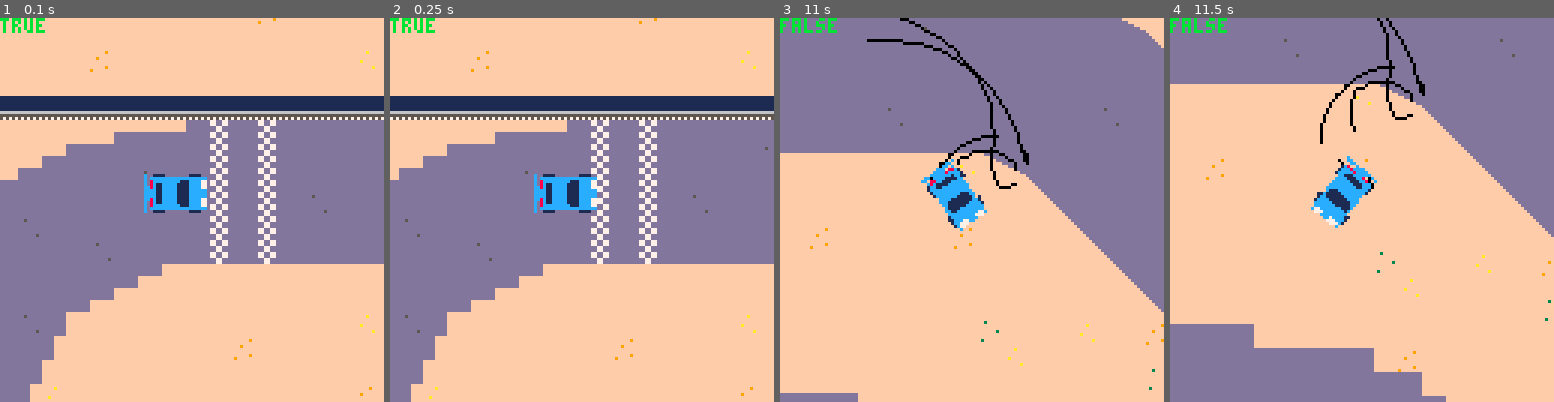
Above: before the commit, frames 1-4 (left to right).
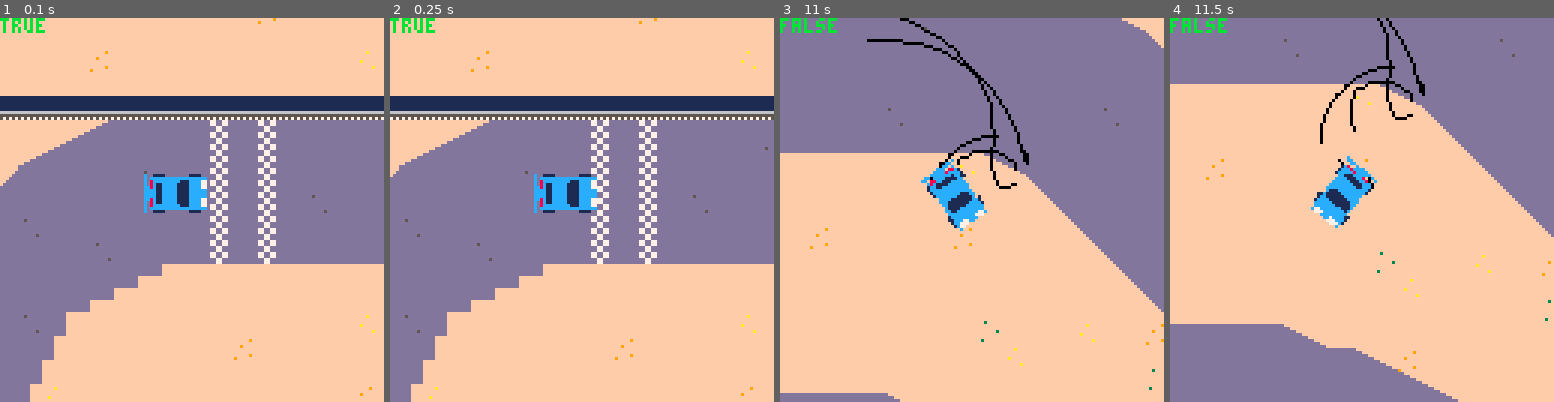
Above: after the commit, the same moments.

Repository: graearea/pico8
Game: PICO-8 cartridge skidmarks.p8
Two runs of this game, one before a commit and one after it. Both use one fixed random seed, a clock stepped at 60 frames per second and the inputs below.
Inputs:
- Up to frame 1 (0.1 s): no input
- Up to frame 2 (0.25 s): no input
- Up to frame 3 (11 s): tap X (X key) at 0.33, 1.07, 1.85, 2.97, 4.08, 5.2, 6.32, 7.43, 8.55, 9.67, 10.78 s; hold Right 1.6-2.1 s; hold Right 2.47-3.03 s; hold Left 3.08-3.58 s; hold Right 4.02-4.68 s; hold Left 5.08-5.68 s; hold Right 6.08-6.58 s; hold Right 6.63-7.13 s; hold Right 7.5-8.07 s; hold Left 8.12-8.62 s; hold Right 9.05-9.72 s; hold Left 10.12-10.72 s
- Up to frame 4 (11.5 s): hold Right from 11.12 s (still down)

The runs differ from the first frame. In frame 1, 1.3% of the frame differs, in the area x 0-49%, y 26-44%; in frame 2, 1.3%; in frame 3, 0.2%; in frame 4, 1.3%.

Commit message:
finished the track

Diff:
--- a/skidmarks.p8
+++ b/skidmarks.p8
@@ -368,43 +368,43 @@
 0000000000000000000000000000060000000000000000000007000400000000000000000000000006000000000000000000000700040000000000000000000000000000000000000600000000000000000000070004000000000000000000000000000000000000000000000000000000000000000000000000000000000000
 0000000000000000000000000000000000000000000000000000000000000000000000000000000000000000000000000000000000000000000000000000000000000000000000000000000000000000000000000000000000000000000000000000000000000000000000000000000000000000000000000000000000000000
 000000000000000400003b3b3b3b3b3b3b3b3b3b3b3b3b3b3b3b3b3b3b3b3b3b3b3b3b3b3b3b3b3b3b3b3b3b3b3b3b3b3b3b3b3b3b3b3b3b3b3b3b3b3b3b3b3b3b3b3b3b3b3b3b3b3b3b3b0000000000000000000000000000000000000000000000000000000000000000000000000000000400000000000000050000000000
-00000000000000000000000003020214141428292829282828282828282828282828282828282828282828282828282828282828282828282828282828283a3a3a3a3a393a3a3a3a3a3a3a2627000000000000000000000000000000000500070000000000000000000005000000000000000000000000070000000000000000
-000000000000000000000000143a2828282828292829282828283928282828282828282828282839282828282828282839282828282828282828282828283a3a3a3a3a3a3a3a3a3a3a3a3a3a3a0d0000000000000000060000000000000000000000000000000000000000000000000000000000000000000000000000040000
-00000000000000040000143a28282828392828292829282828282828282828282828282828282828282828282828282828282828282828282828282828283a3a3a3a3a3a3a3a3a3a3a3a3a3a3a3a0d00000000000000000000000000060000000000000000000000000000000000000000000000000000000000000000000000
-0005000700000000003a3a3a28282828282828292829283928282828282828283928282828282828282828282828282828282828282828282828282828283a3a3a3a3a3a3a3a3a3a3a3a3a3a3a3a3a0d000000000000000000000000000000000000000000060700000000000000000000060000000000060000000000000000
-00000000000000003a3a3a39282828282828282928292828282828282828282828282828282828282828392828282828282828282828283928282828393a3a3a3a3a393a3a3a3a3a3a3a3a393a3a3a3a0d0000000000000000000000000000000000000000000000000000000000000000000000000000000000000000000000
-00000000000000163a3a3a3a3a2839282828282928292828282828283928282828282828282828282828282828282828282828282828282828282828283a3a3a3a3a3a3a3a3a3a3a3a3a3a3a3a3a3a3a3a0d00000000000000000000000000000000000000000000000000060000000000000000000000000000000000000000
-000000000000003a3a3a3a3a3a3a3a3a1501010000000000000000000000000000000000000000070000000000000000000500070000000000000000000000000000000000070a0b3a3a3a3a3a3a3a393a3a0d000000000000000000000006000000000000000000000000040000000000000000000000000000000000000000
-000000000000163a393a3a3a3a3a150101010000000000000000000005000000000000000000000000000000000000000000000000000000000000000000000000000000000000000e3a3a3a3a3a3a3a3a3a3a0d0000000400000000000000000000000000000000000000000000000000000000000000000400000007000006
-0600000000003a3a3a3a3a393a3801000000000000000000000700000000000000000000000000000000000000000000060000000000000000000000000000000000000000000000000e3a3a3a3a393a3a3a3a3a0d00000000000000000000000000000000050000000000000000000000070000050000000000000000000000
-0000000000003a3a3a3a3a3a17000000000000000600000000000000000000040000060000000000000000040000000000000000000000060700000000000006000000000006000000000e3a3a3a3a3a3a3a3a3a3a0d000000000000000000000000000000000000000000000000000000000000000000000000000000000000
-0000000000163a3a3a3a3a3a3800000000000000000000000000000000000000000000000000050000000000000000000000000000000000000000000000000000000000000000000000000e3a3a3a3a3a3a3a3a3a3a0d0000000500000000000000000000000000000000000000000000000000000000000000000000000000
-0000000000393a3a393a3a17070000000000000000000000000600000000000000000000000000000000000000000000000000000000000000000000000000000000000000000000000000000e3a3a3a3a3a3a3a3a3a3a0d00000000000000000000000000000000000000000000000000000000000000000000000000000000
-0000000700393a3a3a3a3a0300000000000000000000000000000000000000000000000000000000000000000000000000000600000000000000000000000000000000000000000000000000000e3a3a3a3a3a3a3a3a3a3a37000000000000000000000000000000000000000000000000000000000000000000000000000000
-00000000003a3a3a3a3a3a000000000005000000000000000000000000000000000000000000000000000000000000000000000000000000000000000000000000000000000004000000070000060e3a3a3a3a3a3a3a3a3a3a000000000000000000000004000000000000000000000000040000000000000005000000000000
-00000000003a393a3a3a3a00000000000000000000000000000004000000000000000000000000000000000600000000000000000000070004000000000000000000000000000007000000000000000e3a3a3a3a3a3a3a3a3a3a0000000006000000000000000000000500000000000000000000000007000000000000000000
-00000000003a3a3a3a3a3a0000000000000000000500070000000000000700000000000000000000000000000000000000000000000000000000000000000000000000000000000000000000000400000e3a3a3a3a3a3a3a3a3a0000000000000000000000000000000000000000000000000000000000000000000004000006
-00000000003a3a3a3a3a3a000000000000000000000000000000000000000000000000000400000000000000000000000000000000000000003a3a3a3a3a3a3a3a000000000000000000000000000000000e3a3a3a3a3a3a3a3a3a00000000000000000000000000000000000000000000000000000000000000000000000000
-00000006073a3a3a3a3a3a00000000000000000000000000000000000000000000000000000000000000000000000000000000000000003a3a3a3a3a3a3a3a3a3a3a3a3a3a3a0006000000000000000000000e3a3a3a3a3a3a3a3a3a000000000000000006070000000000000000000006000000000006000000000000000000
-00000000003a3a3a3a3a3a00000000000000000000003a3a3a3a3a0000000000000000000000000000000000000000000000000000003a3a3a3a3a3a3a3a3a3a3a3a3a3a3a3a3a3a00000000000000000000001b3a3a3a3a3a3a3a3a000000000600000000000000000000000000000000000000000000000000000000000000
-00000000003a3a3a3a393a00000000000000003a3a3a3a3a3a3a3a3a3a00000000000000000000060000000000000000000000003a3a3a3a3a3a393a3a3a3a3a3a3a3a3a3a3a3a3a3a000000000000000000001d3a3a3a3a3a3a3a3a000000000000000000000000000006000000000000000000000000000000000000000000
-00000000003a3a3a3a393a000000000000003a3a3a3a3a3a3a3a3a3a3a3a3a000000040000000000000000000000000006003a3a3a3a3a3a3a3a3a3a3a3a3a3a3a3a3a3a3a3a3a3a3a3a3a0000000000000000033a3a3a3a3a3a3a3a000000000000000000000000000004000000000000000000000000000000000000000000
-00000000003a3a3a3a3a3a000000000000003a3a3a3a3a3a3a3a3a3a3a3a3a3a0000000000000000000000000000000000003a3a3a3a3a3a3a3a3a3a3a3a3a3a3a3a3a3a3a3a3a3a3a3a3a010000000000000003013a3a3a3a3a3a3a3a0000000000000000000000000000000000000000000000000000040000000700000600
-00000000003a3a3a3a3a3a0000000000003a3a3a3a3a3a3a3a3a3a3a3a3a3a3a3a000000070000000000000000000000003a3a3a3a3a3a3a3a393a3a3a3a3a3a3a3a393a3a3a3a3a3a3a3a3a00000001000000013a3a3a3a3a3a3a3a3a0000000000000000000000000000000000000000000000000000000000000000000000
-00040000003a3a3a3a3a3a00070000003a3a3a3a3a3a3a3a3a393a3a3a3a3a3a3a3a00000000000000000000000000003a3a3a3a3a3a3a3a3a3a3a3a3a3a3a3a3a3a3a3a3a3a3a393a3a3a3a3a0300000003013a3a3a3a3a3a3a3a3a3a0400000000000000000000000400000000000000000000000000000000000000000000
-00000000003a3a393a3a3a000000003a3a3a3a3a3a3a393a3a3a3a3a3a3a3a3a3a3a3a0000000000000000000000003a3a3a3a3a3a3a3a3a3a3a3a3a3a040000023a3a3a3a3a3a393a3a3a3a3a3a3a0303013a393a3a3a3a3a3a3a3a3a0000000000000500000000000000000000060000000000000004000000000005000000
-00000000003a3a3a3a3a3a000000003a3a3a3a3a3a3a3a3a3a3a3a3a393a3a393a3a3a3a0000000004000000003a3a3a3a3a3a3a3a393a3a3a3a020200000000020000003a3a3a3a3a3a3a3a3a3a3a3a013a3a3a3a3a3a3a3a3a3a3a000000000000000000000000000000000000000000000000000000000006000000000600
-00000000003a3a393a3a3a0000003a3a3a3a3a3a3a3a3a3a0000003a3a3a3a3a3a3a3a3a3a00000000000000003a3a3a3a3a3a3a3a3a3a3a020000000000000000000000003a3a3a3a3a3a3a3a3a3a3a3a3a3a3a3a3a3a3a3a3a3a3a000000000007000400000000000000000000000000000000000000000000000000000000
-…(13 lines of a section not shown)…
+00000000000000000000000003242528282828292829282828282828282828282828282828282828282828282828282828282828282828282828282828283a3a3a3a3a393a3a3a3a3a3a3a2627000000000000000000000000000000000500070000000000000000000005000000000000000000000000070000000000000000
+000000000000000000000024253a2828282828292829282828283928282828282828282828282839282828282828282839282828282828282828282828283a3a3a3a3a3a3a3a3a3a3a3a3a3a3a0d0000000000000000060000000000000000000000000000000000000000000000000000000000000000000000000000040000
+000000000000000400001f3a28282828392828292829282828282828282828282828282828282828282828282828282828282828282828282828282828283a3a3a3a3a3a3a3a3a3a3a3a3a3a3a3a0d00000000000000000000000000060000000000000000000000000000000000000000000000000000000000000000000000
+0005000700000000001f3a3a28282828282828292829283928282828282828283928282828282828282828282828282828282828282828282828282828283a3a3a3a3a3a3a3a3a3a3a3a3a3a3a3a3a0d000000000000000000000000000000000000000000060700000000000000000000060000000000060000000000000000
+00000000000000001f3a3a39282828282828282928292828282828282828282828282828282828282828392828282828282828282828283928282828393a3a3a3a3a393a3a3a3a3a3a3a3a393a3a3a3a0d0000000000000000000000000000000000000000000000000000000000000000000000000000000000000000000000
+00000000000000343a3a3a3a3a2839282828282928292828282828283928282828282828282828282828282828282828282828282828282828282828283a3a3a3a3a3a3a3a3a3a3a3a3a3a3a3a3a3a3a3a0d00000000000000000000000000000000000000000000000000060000000000000000000000000000000000000000
+00000000000000353a3a3a3a3a3a3a3a1501010000000000000000000000000000000000000000070000000000000000000500070000000000000000000000000000000000070a0b3a3a3a3a3a3a3a393a3a0d000000000000000000000006000000000000000000000000040000000000000000000000000000000000000000
+000000000000343a393a3a3a3a3a150101010000000000000000000005000000000000000000000000000000000000000000000000000000000000000000000000000000000000000e3a3a3a3a3a3a3a3a3a3a0d0000000400000000000000000000000000000000000000000000000000000000000000000400000007000006
+060000000000353a3a3a3a393a0001000000000000000000000700000000000000000000000000000000000000000000060000000000000000000000000000000000000000000000000e3a3a3a3a393a3a3a3a3a0d00000000000000000000000000000000050000000000000000000000070000050000000000000000000000
+0000000000343a3a3a3a3a3a17000000000000000600000000000000000000040000060000000000000000040000000000000000000000060700000000000006000000000006000000000e3a3a3a3a3a3a3a3a3a3a0d000000000000000000000000000000000000000000000000000000000000000000000000000000000000
+0000000000353a3a3a3a3a3a0000000000000000000000000000000000000000000000000000050000000000000000000000000000000000000000000000000000000000000000000000000e3a3a3a3a3a3a3a3a3a3a0d0000000500000000000000000000000000000000000000000000000000000000000000000000000000
+00000000003a3a3a393a3a17070000000000000000000000000600000000000000000000000000000000000000000000000000000000000000000000000000000000000000000000000000000e3a3a3a3a3a3a3a3a3a3a0d00000000000000000000000000000000000000000000000000000000000000000000000000000000
+0000000700393a3a3a3a3a0300000000000000000000000000000000000000000000000000000000000000000000000000000600000000000000000000000000000000000000000000000000000e3a3a3a3a3a3a3a3a3a3a0d000000000000000000000000000000000000000000000000000000000000000000000000000000
+00000000003a3a3a3a3a3a000000000005000000000000000000000000000000000000000000000000000000000000000000000000000000000000000000000000000000000004000000070000060e3a3a3a3a3a3a3a3a3a3a0d0000000000000000000004000000000000000000000000040000000000000005000000000000
+00000000003a393a3a3a3a00000000000000000000000000000004000000000000000000000000000000000600000000000000000000070004000000000000000000000000000007000000000000000e3a3a3a3a3a3a3a3a3a3a3700000006000000000000000000000500000000000000000000000007000000000000000000
+00000000003a3a3a3a3a3a0000000000000000000500070000000000000700000000000000000000000000000000000000000000000000000000000000000000000000000000000000000000000400000e3a3a3a3a3a3a3a3a3a3d00000000000000000000000000000000000000000000000000000000000000000004000006
+00000000003a3a3a3a3a3a000000000000000000000000000000000000000000000000000400000000000000000000000000000000000024253a3a3a3a3a3a3a3a3a2627000000000000000000000000000e3a3a3a3a3a3a3a3a3a37000000000000000000000000000000000000000000000000000000000000000000000000
+00000006073a3a3a3a3a3a00000000000000000000000000000000000000000000000000000000000000000000000000000000000024253a3a3a3a3a3a3a3a3a3a3a3a3a3a262706000000000000000000000e3a3a3a3a3a3a3a3a3d000000000000000006070000000000000000000006000000000006000000000000000000
+00000000003a3a3a3a3a3a000000000000000024253a3a3a3a3a3a262700000000000000000000000000000000000000000000001f3a3a3a3a3a3a3a3a3a3a3a3a3a3a3a3a3a3a2627000000000000000000001b3a3a3a3a3a3a3a3a370000000600000000000000000000000000000000000000000000000000000000000000
+00000000003a3a3a3a393a000000000000001f3a3a3a3a3a3a3a3a3a3a262700000000000000000600000000000000000000001f3a3a3a3a3a3a393a3a3a3a3a3a3a3a3a3a3a3a3a3a262700000000000000001d3a3a3a3a3a3a3a3a3d0000000000000000000000000006000000000000000000000000000000000000000000
+00000000003a3a3a3a393a0000000000001f3a3a3a3a3a3a3a3a3a3a3a3a3a0d0000040000000000000000000000000006001f3a3a3a3a3a3a3a3a3a3a3a3a3a3a3a3a3a3a3a3a3a3a3a3a0d00000000000000033a3a3a3a3a3a3a3a3a0000000000000000000000000004000000000000000000000000000000000000000000
+00000000003a3a3a3a3a3a0000000000343a3a3a3a3a3a3a3a3a3a3a3a3a3a3a0d000000000000000000000000000000001f3a3a3a3a3a3a3a3a3a3a3a3a3a3a3a3a3a3a3a3a3a3a3a3a3a3a0d000000000000343a3a3a3a3a3a3a3a3a0000000000000000000000000000000000000000000000000000040000000700000600
+00000000003a3a3a3a3a3a0000000000353a3a3a3a3a3a3a3a3a3a3a3a3a3a3a3a0d00000700000000000000000000001f3a3a3a3a3a3a3a3a393a3a3a3a3a3a3a3a393a3a3a3a3a3a3a3a3a3a0d00010000003e3a3a3a3a3a3a3a3a3a0000000000000000000000000000000000000000000000000000000000000000000000
+00040000003a3a3a3a3a3a00070000343a3a3a3a3a3a3a3a3a393a3a3a3a3a3a3a3a0d0000000000000000000000001f3a3a3a3a3a3a3a3a3a3a3a3a3a3a3a3a3a3a3a3a3a3a3a393a3a3a3a3a3a0d0000031f3a3a3a3a3a3a3a3a3a3a0400000000000000000000000400000000000000000000000000000000000000000000
+00000000003a3a393a3a3a00000000353a3a3a3a3a3a393a3a3a3a3a3a3a3a3a3a3a3a0d000000000000000000001f3a3a3a3a3a3a3a3a3a3a3a3a0809040000020a0b3a3a3a3a393a3a3a3a3a3a3a2614253a393a3a3a3a3a3a3a3a3a0000000000000500000000000000000000060000000000000004000000000005000000
+00000000003a3a3a3a3a3a000000343a3a3a3a3a3a3a3a3a3a3a3a3a393a3a393a3a3a3a0d00000004000000001f3a3a3a3a3a3a3a393a3a3a080902000000000200000a0b3a3a3a3a3a3a3a3a3a3a3a3a3a3a3a3a3a3a3a3a3a3a3a180000000000000000000000000000000000000000000000000000000006000000000600
+00000000003a3a393a3a3a000000353a3a3a3a3a3a3a3a0f0a0b3a3a3a3a3a3a3a3a3a3a3a0d0000000000001f3a3a3a3a3a3a3a3a3a3a3a0f0000000000000000000000000e3a3a3a3a3a3a3a3a3a3a3a3a3a3a3a3a3a3a3a3a3a3a1c0000000007000400000000000000000000000000000000000000000000000000000000
+…(13 lines of a section not shown)…
Not shown, changed: 45 lines of the sprite sheet (__gfx__) section of skidmarks.p8
